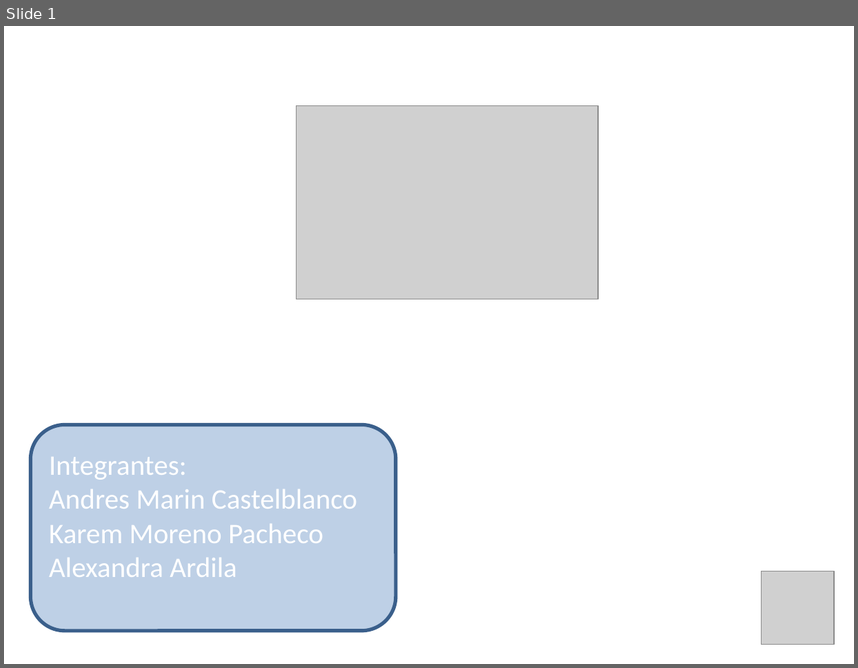
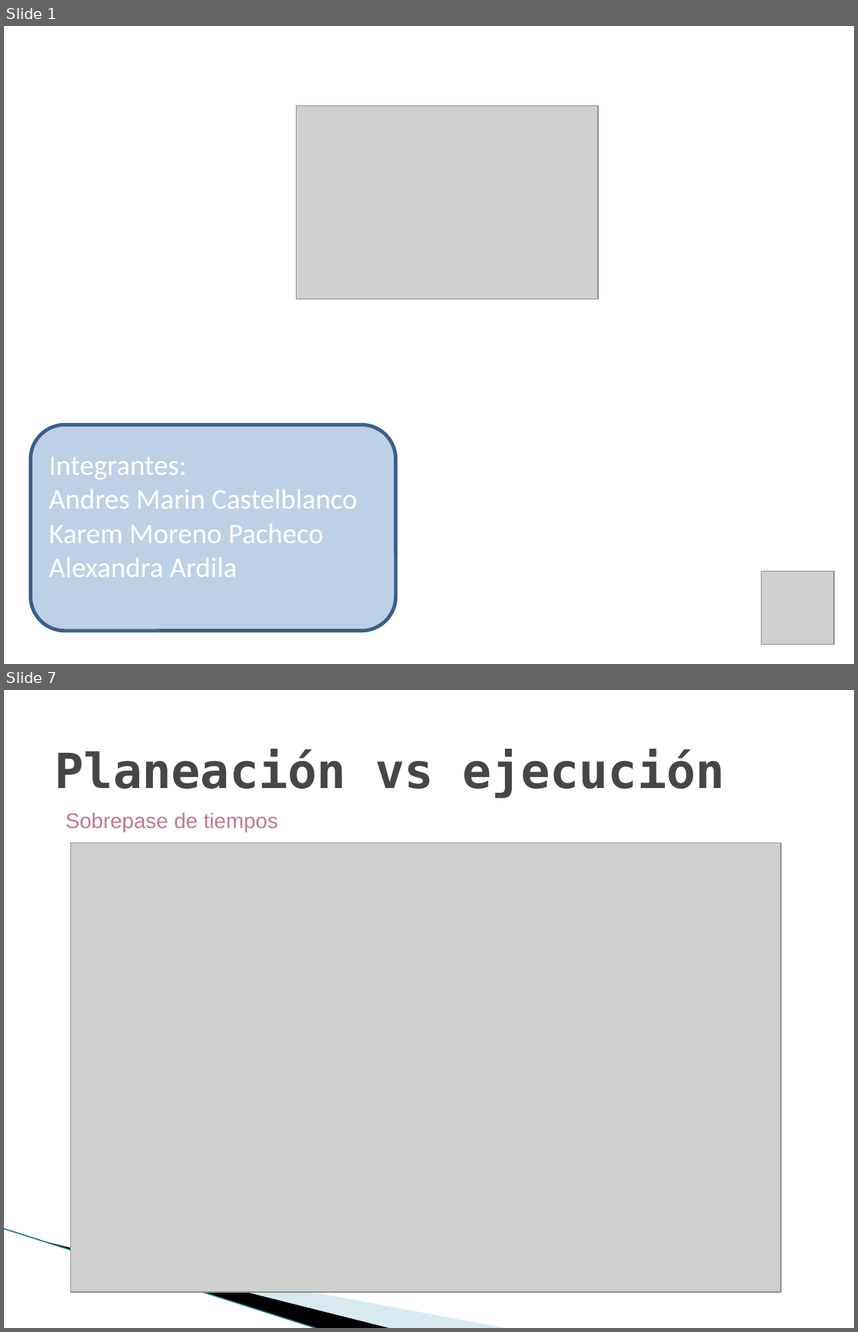
Before and after one commit to gtjemwa/ka2-proyect, a slide deck: Presentación Skysolution entrega 1.pptx. Shown one above the other, each under a label of ours: slide 1 before the commit, slides 1 and 7 after it; the slides between them are not shown. The pictures are 858x668 and 858x1332 pixels, drawn with LibreOffice and Linux fonts; fonts in the diff are those of the drawing; grey boxes stand for pictures; background and template pictures are left out. Boxes give left, top, right and bottom in pixels: in the first picture for what was removed or moved away, otherwise in the second. Text is boxed around its words. In the diff, an @@ line names an element or a change of style, - is before the commit and + after.

```diff
--- a/Presentación Skysolution entrega 1.pptx
+++ b/Presentación Skysolution entrega 1.pptx
@@ slide 7 added at <box>4,690,854,1328</box>, background #FFFFFF @@
@@ title added at <box>55,749,725,798</box>, 41 pt, text #464646, bold @@
+Planeación vs ejecución
@@ text added at <box>65,812,278,832</box>, 18 pt, text #C07B8A @@
+Sobrepase de tiempos
@@ picture added at <box>70,843,781,1292</box> @@
@@ freeform shape added at <box>70,1155,424,1290</box>, fill #A0CBDC at 40% opacity @@
@@ freeform shape added at <box>4,1228,352,1306</box>, fill #000000 @@
@@ line added from (4, 1228) to (319, 1328), #97C5D8 0.95 pt @@
```
Also in this commit, not shown: 2 slides changed, 10 other slides added, 6 slides removed, 3 other files.
